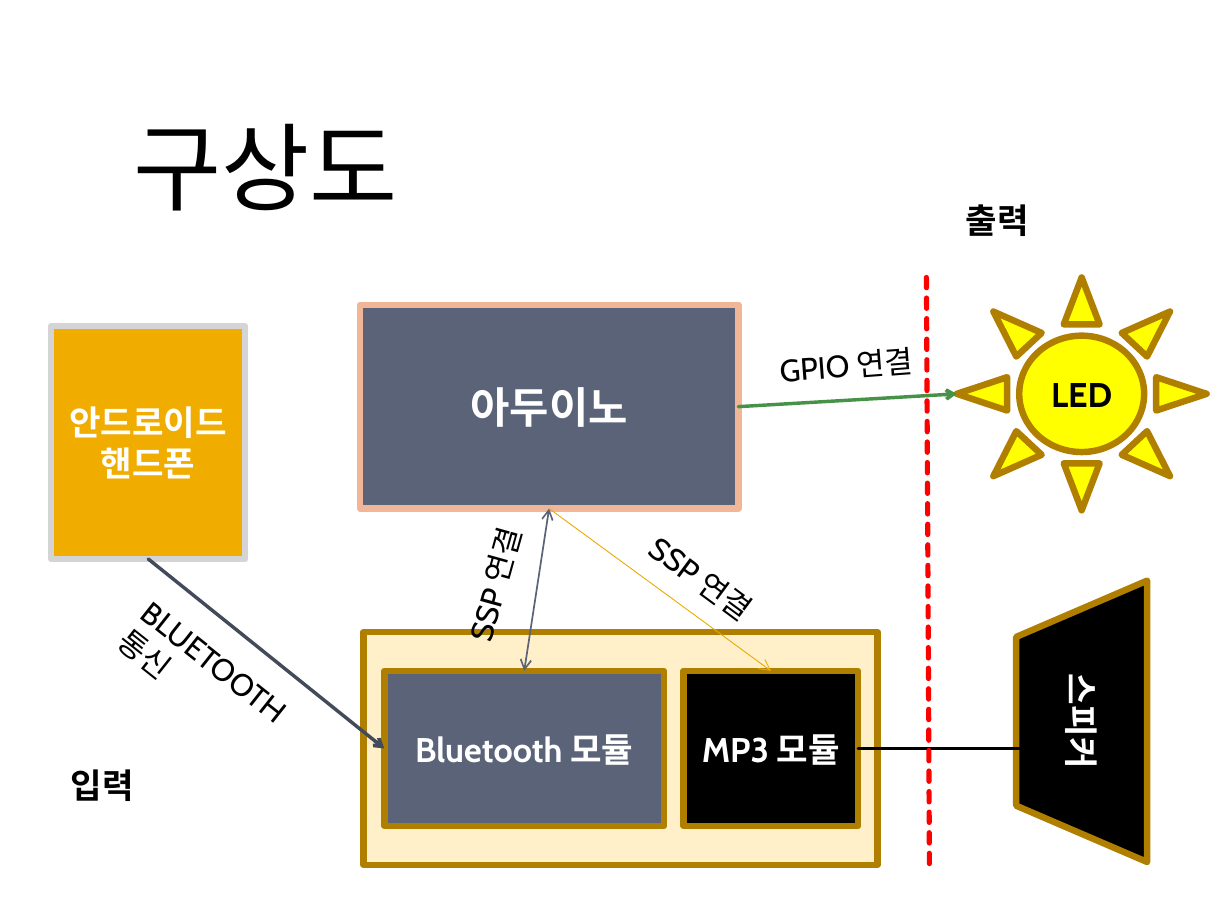
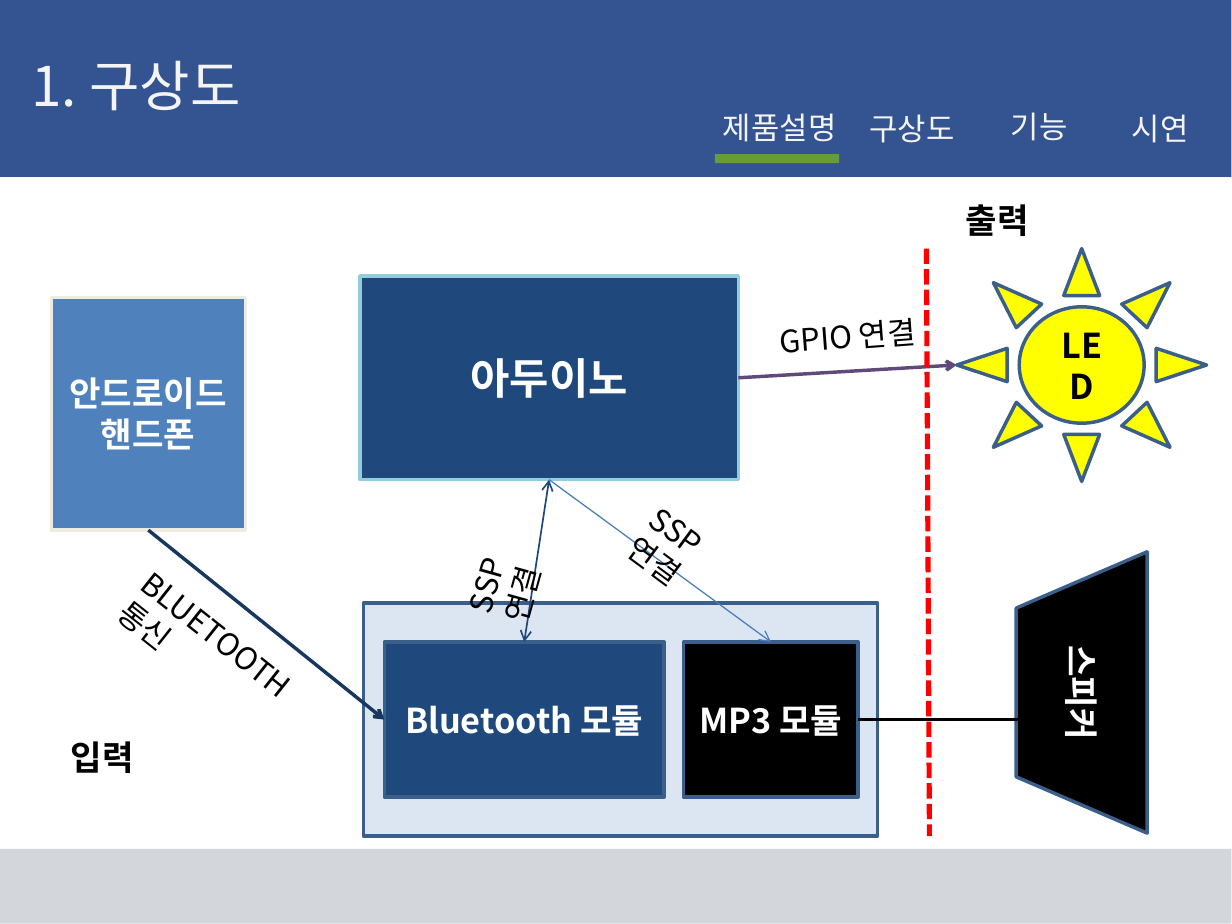
Before and after one commit to kutmicro/2013136046, a slide deck: slide 4 of 보고서/Healing Mood Lamp.pptx (slide 9 before the commit). Drawn at 1232x924 pixels with LibreOffice and Linux fonts; fonts in the diff are those of the drawing. Boxes give left, top, right and bottom in pixels: in the first picture for what was removed or moved away, otherwise in the second. Text is boxed around its words. In the diff, an @@ line names an element or a change of style, - is before the commit and + after.

```diff
--- a/보고서/Healing Mood Lamp.pptx
+++ b/보고서/Healing Mood Lamp.pptx
@@ rectangle added at (0,0,1231,177), fill #345391 @@
@@ text added at (32,60,241,111), 32 pt, text #F4F4F4 @@
+1. 구상도
@@ text "구상도": place and size @@
-text "구상도" at (133,123,398,211)
+text "구상도" at (870,114,955,143)
@@ text "구상도" at (870,114,955,143): size 56 to 18 pt, text colour #000000 to #F4F4F4; alignment left to centre @@
@@ text added at (723,113,836,142), 18 pt, text #F4F4F4 @@
+제품설명
@@ text added at (1011,112,1068,141), 18 pt, text #F4F4F4 @@
+기능
@@ text added at (1132,114,1189,143), 18 pt, text #F4F4F4 @@
+시연
@@ rectangle added at (715,154,839,163), fill #699B37 @@
@@ rectangle "안드로이드" at (52,297,245,530): font Cabin to Noto Sans CJK KR; fill #F0AD00 to #4F81BD; outline #D4D4D6 3.78 pt to #EEECE1 2 pt @@
@@ rectangle "아두이노" at (360,276,738,479): font Cabin to Noto Sans CJK KR; fill #5A6378 to #1F497D; outline #F1B697 3.78 pt to #93CDDD 2 pt @@
@@ 5 rectangles, 5 texts, 4 arrows, 1 flow chart manual operation, 1 sun, 1 line, 1 double arrow: place and size @@
-5 rectangles, 5 texts, 4 arrows, 1 flow chart manual operation, 1 sun, 1 line, 1 double arrow at (52,277,1207,865)
+5 rectangles, 5 texts, 4 arrows, 1 flow chart manual operation, 1 sun, 1 line, 1 double arrow at (52,249,1207,837)
@@ arrow (738, 378) - (957, 365): stroke #479249 2 pt to #604A7B 2 pt @@
@@ double arrow (549, 479) - (525, 642): stroke #5A6378 1 pt to #1F497D 1 pt @@
@@ arrow (549, 479) - (771, 642): stroke #EBA900 0.5 pt to #4B7EBC 0.75 pt @@
@@ font Cabin to Noto Sans CJK KR in 4 elements at (781,317,916,353), (455,566,543,624), (116,601,160,643), (625,534,671,579) @@
@@ arrow (148, 530) - (384, 719): stroke #444A5A 2 pt to #17375E 2 pt @@
@@ rectangle at (363,604,877,837): fill #FFF0C9 to #DCE6F2; outline #B28000 3.78 pt to #3A5F8C 2 pt @@
@@ rectangle "Bluetooth 모듈" at (384,642,664,797): font Cabin to Noto Sans CJK KR; fill #5A6378 to #1F497D; outline #B28000 3.78 pt to #3A5F8C 2 pt @@
@@ font Cabin to Noto Sans CJK KR; outline #B28000 3.78 pt to #3A5F8C 2 pt in 3 elements at (1016,552,1147,833), (957,249,1207,482), (684,642,859,797) @@
@@ rectangle added at (0,849,1231,924), fill #D3D6DB @@
```
Also in this commit, not shown: 6 other slides changed, 2 slides added, 3 slides removed.
